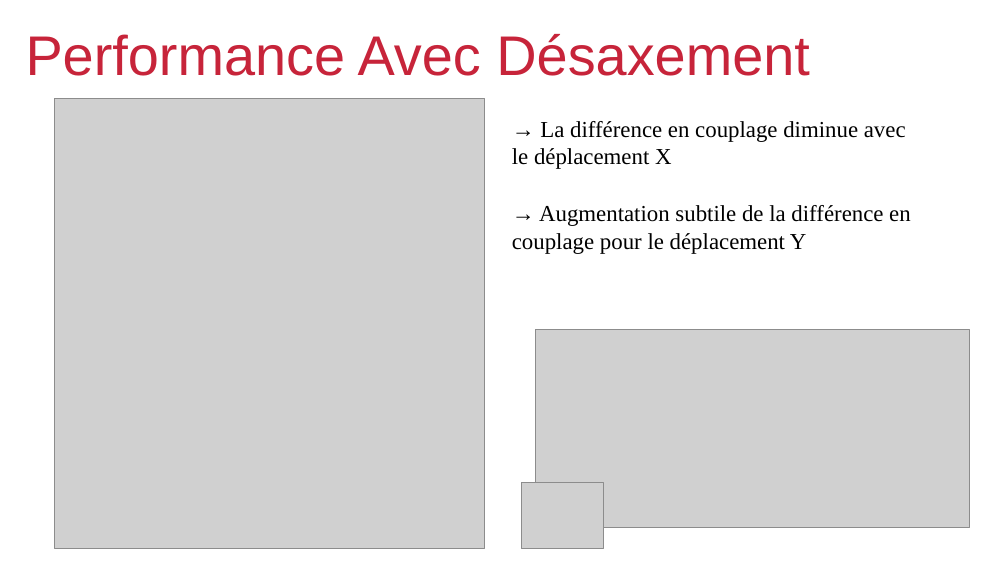
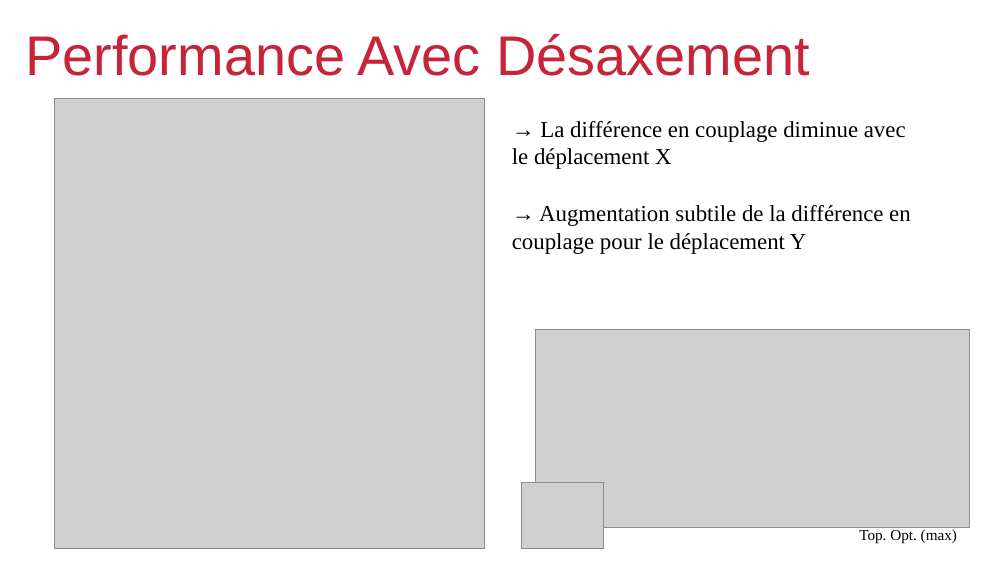
Before and after one commit to viniciustmoraes/COMSOL_simulations, a slide deck: slide 11 of Results/presentationResults.odp. Drawn at 1008x567 pixels with LibreOffice and Linux fonts; fonts in the diff are those of the drawing; grey boxes stand for pictures; background and template pictures are left out. Boxes give left, top, right and bottom in pixels: in the first picture for what was removed or moved away, otherwise in the second. Text is boxed around its words. In the diff, an @@ line names an element or a change of style, - is before the commit and + after.

Commit message:
Adição dos resultados finais COMSOL para as análises de déplacement

```diff
--- a/Results/presentationResults.odp
+++ b/Results/presentationResults.odp
@@ text added at [859, 529, 957, 544], 12 pt, text #000000 @@
+Top. Opt. (max)
```
